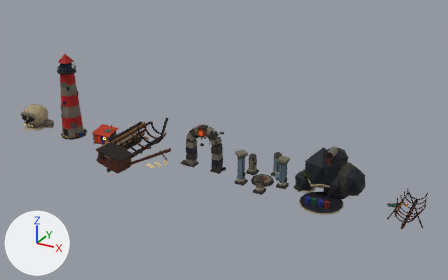
An edit to the glTF model creative/3d-coast/landmark_kit/exports/tb_landmark_kit.mobile.glb, drawn before and after from the same camera.
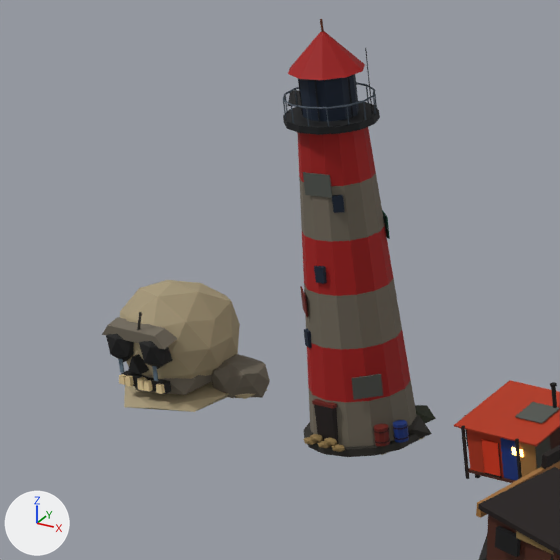
The first picture shows the older version from a camera (50 mm lens) standing at (111.3, -104.5, 59.7) and looking at (52.8, 2.0, 6.5). The close-ups show the older and then the newer version on the part from 0% to 25% of the width and 17% to 57% of the height of that picture. Only the edits that show in the close-ups are written down. Every picture has the same lights, and +X, +Y and +Z are marked at lower left. Where no turn or scale is listed for an object, it has been applied to the vertices. Vertices at exactly the same position are counted once.

The first close-up shows 'hut', 'lighthouse', 'skull_rock', 'wreck'.
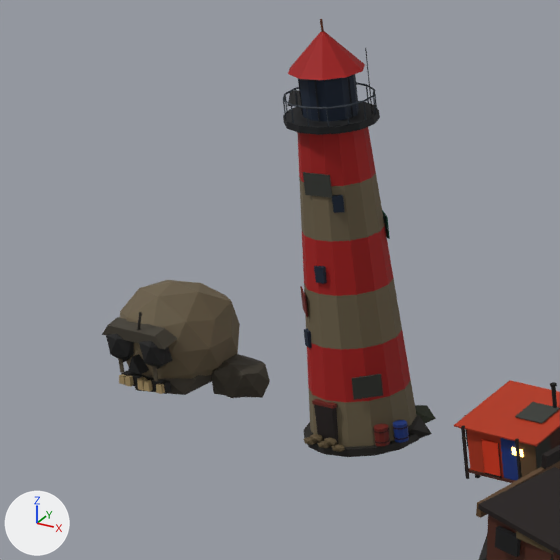
Boxes [x1, y1, x2, y2] around the edits, measured in the close-ups (560 x 560 px):
```json
{"object": "lighthouse", "change": "surface changed", "before": [283, 93, 427, 455], "after": [283, 93, 427, 455]}
{"object": "skull_rock", "change": "surface changed, reshaped", "before": [102, 280, 270, 412], "after": [102, 280, 270, 398], "on screen": "darker, 11% shorter"}
{"object": "wreck", "change": "surface changed", "before": [476, 450, 560, 557], "after": [476, 450, 560, 557]}
{"part": 1, "of": "me_lighthouse", "change": "recoloured", "before": [283, 93, 427, 455], "after": [283, 93, 427, 455]}
{"part": 2, "of": "me_lighthouse", "change": "recoloured", "before": [300, 181, 382, 447], "after": [300, 181, 382, 447]}
{"part": 3, "of": "me_skull_rock", "change": "deleted", "before": [229, 389, 267, 399]}
{"part": 4, "of": "me_skull_rock", "change": "deleted", "before": [124, 382, 229, 412]}
{"part": 5, "of": "me_skull_rock", "change": "recoloured", "before": [102, 280, 270, 398], "after": [102, 280, 270, 398], "on screen": "darker"}
```

Scene script edits in JSON lines:
```json
{"block": "mat_tbc_barnacle", "where": "n2 = _N.new('ShaderNodeMix'); n2.name = 'Mix'"}
{"op": "set", "path": "n2.inputs[7].default_value", "old": "(0.624, 0.565, 0.434, 1.0)", "new": "(0.371, 0.323, 0.238, 1.0)", "note": "'B', pale yellow #cfc6b0 -> 'B', beige #a49a86"}
{"op": "add", "block": "mat_tbc_plaster", "code": ["mat_tbc_plaster = bpy.data.materials.new('TBC_Plaster')", "# nodes: BsdfPrincipled, Mix, OutputMaterial, VertexColor", "# colours: beige #a39a86, mixed with the vertex colours"]}
{"block": "me_lighthouse", "where": "# used by ob_lighthouse; location = (12.0, 0.0, 0.0)"}
{"op": "remove", "block": "me_lighthouse", "code": "me_lighthouse.from_pydata(...)  # 820 vertices, 1416 faces; spans x -3.1..3.3, y -3.1..3.4, z -0.7..20.9"}
{"op": "add", "block": "me_lighthouse", "code": "me_lighthouse.from_pydata(...)  # 808 vertices, 1396 faces; spans x -3.1..3.3, y -3.1..3.4, z -0.6..20.9"}
{"block": "me_lighthouse", "change": "me_lighthouse part 1: 842 kept faces spanning x -3.1..3.3, y -3.1..3.4, z -0.6..20.9 get new vertex colours"}
{"block": "me_lighthouse", "change": "me_lighthouse part 2: 156 faces spanning x -2.5..2.5, y -2.6..2.6, z 0.0..13.3 switch from mat_tbc_concrete to mat_tbc_plaster"}
{"block": "me_lighthouse", "change": "edits to the shape of me_lighthouse do not show in these pictures"}
{"op": "remove", "block": "me_lighthouse", "code": "me_lighthouse.materials.append(mat_tbc_barnacle)"}
{"block": "me_skull_rock", "where": "# used by ob_skull_rock; location = (0.0, 0.0, 0.0)"}
{"op": "remove", "block": "me_skull_rock", "code": "me_skull_rock.from_pydata(...)  # 344 vertices, 588 faces; spans x -3.82..4.36, y -3.14..3.2, z -0.31..5.71"}
{"op": "add", "block": "me_skull_rock", "code": "me_skull_rock.from_pydata(...)  # 308 vertices, 528 faces; spans x -3.82..4.36, y -3.14..3.2, z -0.12..5.71"}
{"block": "me_skull_rock", "change": "me_skull_rock part 3: the loose piece of 12 vertices spanning x 1.43..4.18, y 0.1..2.36, z -0.14..0.45 is deleted"}
{"block": "me_skull_rock", "change": "me_skull_rock part 4: the loose piece of 12 vertices spanning x -2.91..3.04, y -3.13..2.98, z -0.31..0.55 is deleted"}
{"block": "me_skull_rock", "change": "me_skull_rock part 5: 376 kept faces spanning x -3.82..4.36, y -2.89..3.2, z -0.12..5.71 get new vertex colours"}
{"block": "me_skull_rock", "change": "other edits to the shape of me_skull_rock do not show in these pictures"}
```
